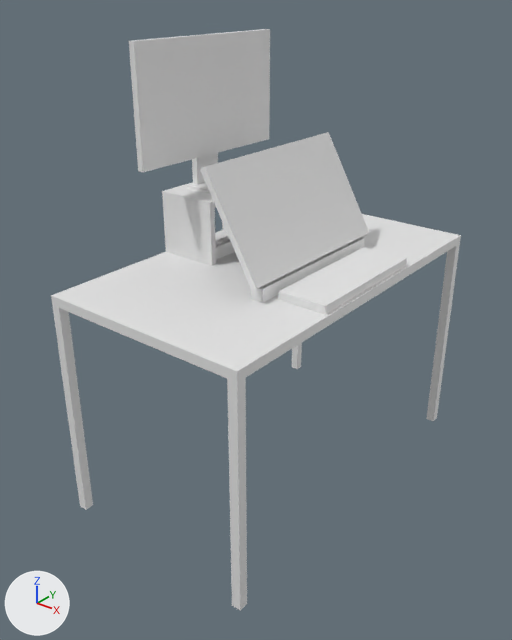
What one commit did to the FBX model objects/desktopPau.fbx.
Camera for both pictures: a 50 mm camera at (1.371, -1.664, 1.556) aimed at (0.11, -0.088, 0.578). Arrows for +X, +Y and +Z are at lower left; the lights stay in place. Vertices at the same position are counted once.

The scene before the commit, as lines of its bpy script (objects in view):
```python
me_cube_018 = bpy.data.meshes.new('Cube.018')
me_cube_018.from_pydata(...)  # 183 vertices, 138 faces; spans x -0.215..0.465, y -0.6..0.6, z 0.0..1.4
# before: 83 (0.278, -0.295, 0.8) at pixel (256, 288), 84 (0.103, -0.295, 1.103) at pixel (204, 166), 85 (0.278, 0.295, 0.8) at pixel (369, 232), 86 (0.103, 0.295, 1.103) at pixel (328, 132)
ob_escritorio_pau = bpy.data.objects.new('Escritorio Pau', me_cube_018)
ob_escritorio_pau.location = (0.0, 0.0, 0.0)
```
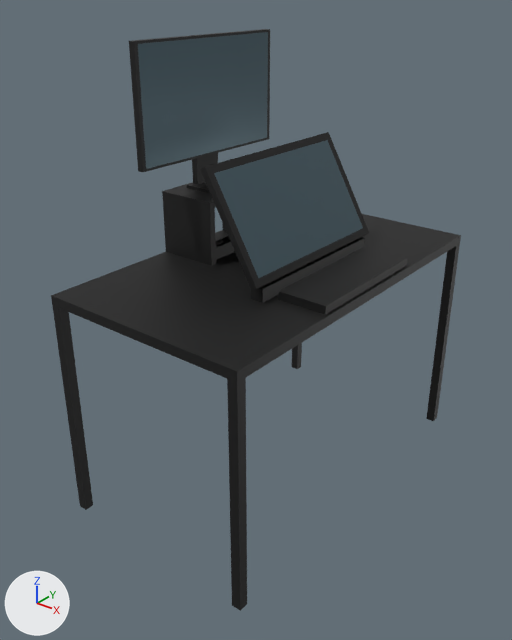
The change, as a list of edits to the scene's bpy script:
```text
Add mat_negro:
    mat_negro = principled_material('Negro')
    mat_negro.base_color = (0.00333, 0.00333, 0.00333)  # black #0b0b0b
    mat_negro.roughness = 0.58
Add mat_screen:
    mat_screen = principled_material('Screen')
    mat_screen.base_color = (0.0851, 0.137, 0.165)  # dark blue #526771
    mat_screen.metallic = 0.606
    mat_screen.roughness = 0.28
Change me_cube_018:
    used by ob_escritorio_pau; location = (0.0, 0.0, 0.0)
    verts and faces of me_cube_018; kept vertices keep their numbers, new ones are numbered from 183
    remove me_cube_018.from_pydata(...)  # 183 vertices, 138 faces; spans x -0.215..0.465, y -0.6..0.6, z 0.0..1.4
    add me_cube_018.from_pydata(...)  # 187 vertices, 142 faces; spans x -0.215..0.465, y -0.6..0.6, z 0.0..1.4
    me_cube_018 part 1
    add delete_faces([(83, 85, 86, 84)])
    add verts[183] = (0.266, -0.272, 0.82)  # pixel (258, 278)
    add verts[184] = (0.115, -0.272, 1.083)  # pixel (214, 173)
    add verts[185] = (0.266, 0.272, 0.82)  # pixel (363, 228)
    add verts[186] = (0.115, 0.272, 1.083)  # pixel (327, 140)
    add faces += [(183, 185, 186, 184)]  # mat_screen (dark cyan #526871)
    add faces += [(85, 86, 186, 185), (83, 85, 185, 183), (84, 184, 186, 86), (83, 183, 184, 84)]  # mat_negro (black #0b0b0b)
    me_cube_018 part 2: 136 faces spanning x -0.215..0.465, y -0.6..0.6, z 0.0..1.4 switch from no material to mat_negro (black #0b0b0b)
    me_cube_018 part 3: 1 face spanning x -0.137, y -0.282..0.282, z 1.057..1.393 switches from no material to mat_screen (dark cyan #526871)
    add me_cube_018.materials.append(mat_screen)  # dark blue #526771
```

Location of each change, (x1, y1, x2, y2) in pixels of the pictures (512 x 640 px):
part 1 of me_cube_018, built on
    both: (205, 132, 369, 289)
part 2 of me_cube_018, recoloured (white to black)
    both: (51, 29, 461, 611)
part 3 of me_cube_018, recoloured (grey to blue)
    both: (138, 32, 268, 169)
